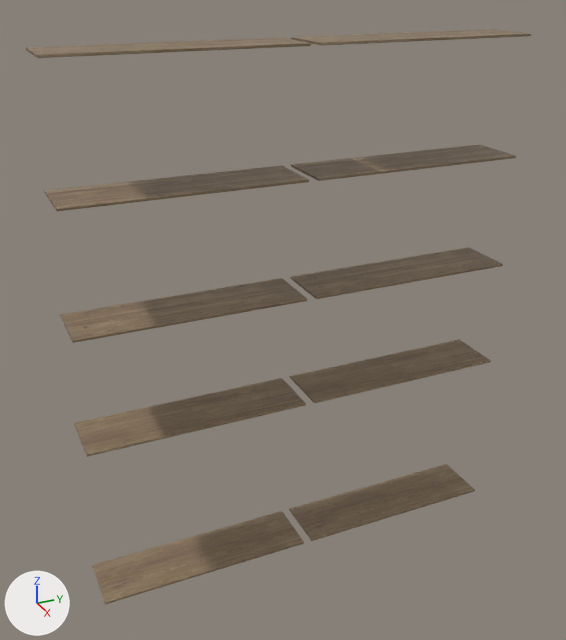
The glTF model client/public/models/rackFlowersDefoult1.gltf: old version first, new version second.
The view is the same before and after, from a 50 mm lens placed at (11.05, -5.28, 4.59), pointed at (-0.25, -0.19, -1.06). The lights are fixed; the arrows at lower left show +X, +Y and +Z. Vertices at the same position are counted once.

Names of what the first picture shows: 'rackFlowersDefoult1'.
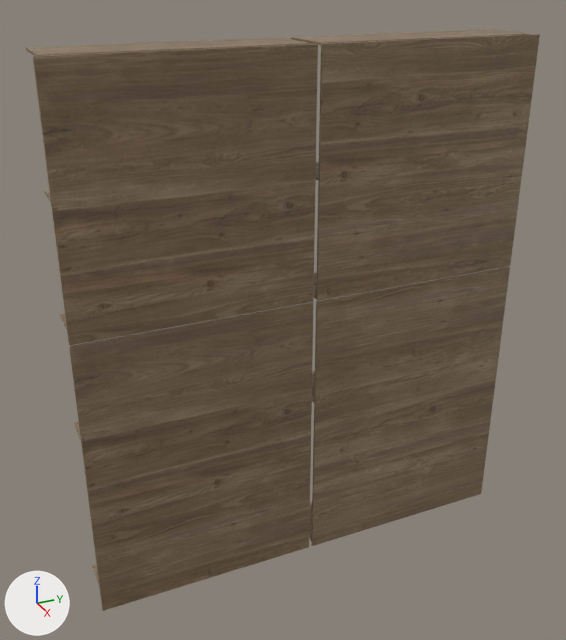
Where the change shows, as pixel boxes (x1, y1, x2, y2) in the pictures (566 x 640 px):
```json
{"object": "rackFlowersDefoult1", "change": "reshaped", "before": [26, 29, 531, 604], "after": [26, 29, 540, 611]}
{"part": 1, "of": "me_cube_063", "change": "added", "after": [311, 267, 510, 546], "on screen": "brown"}
{"part": 2, "of": "me_cube_063", "change": "added", "after": [316, 34, 540, 301], "on screen": "brown"}
{"part": 3, "of": "me_cube_063", "change": "added", "after": [69, 302, 313, 611], "on screen": "brown"}
{"part": 4, "of": "me_cube_063", "change": "added", "after": [33, 44, 318, 345], "on screen": "brown"}
```

Scene script edits in JSON lines:
```json
{"block": "me_cube_063", "where": "# used by ob_rackflowersdefoult1; location = (0.0, 0.0, 0.0)"}
{"op": "remove", "block": "me_cube_063", "code": "me_cube_063.from_pydata(...)  # 960 vertices, 1880 faces; spans x -0.72..0.31, y -3.84..4.0, z -5.58..3.53"}
{"op": "add", "block": "me_cube_063", "code": "me_cube_063.from_pydata(...)  # 1344 vertices, 2632 faces; spans x -0.72..0.44, y -3.91..4.08, z -5.59..3.53"}
{"block": "me_cube_063", "change": "me_cube_063 part 1: a new loose piece of 96 vertices spanning x 0.4..0.44, y 0.12..4.08, z -5.59..-0.51, in mat_rackflowersdefoult1 (picture img_three)"}
{"block": "me_cube_063", "change": "me_cube_063 part 2: a new loose piece of 96 vertices spanning x 0.4..0.44, y 0.12..4.08, z -0.49..3.52, in mat_rackflowersdefoult1 (picture img_three)"}
{"block": "me_cube_063", "change": "me_cube_063 part 3: a new loose piece of 96 vertices spanning x 0.4..0.44, y -3.91..0.05, z -5.59..-0.51, in mat_rackflowersdefoult1 (picture img_three)"}
{"block": "me_cube_063", "change": "me_cube_063 part 4: a new loose piece of 96 vertices spanning x 0.4..0.44, y -3.91..0.05, z -0.49..3.52, in mat_rackflowersdefoult1 (picture img_three)"}
```
